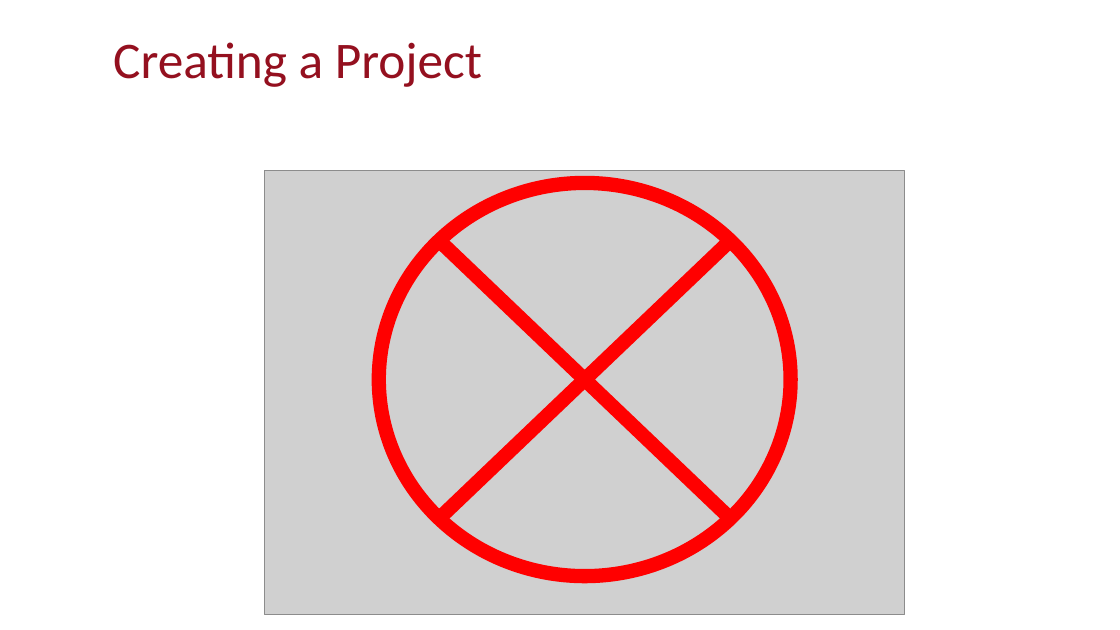
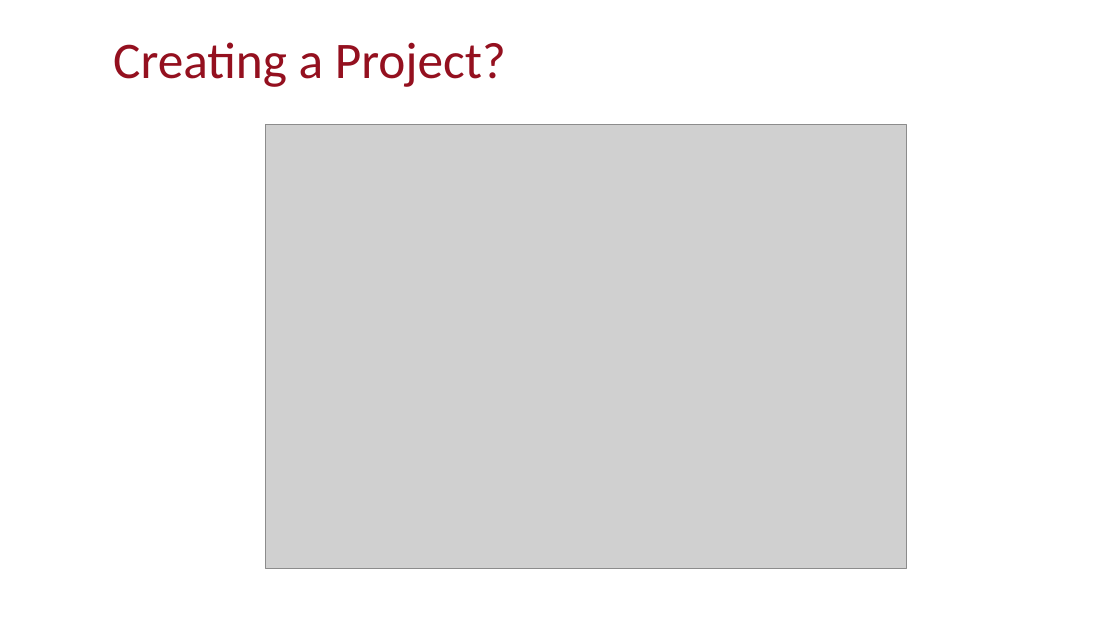
Before and after one commit to CRANK211/vs17-ng2-dnc, a slide deck: slide 6 of Using VS 2017 to build Angular 2.x web apps V2.pptx (slide 7 before the commit). Drawn at 1120x630 pixels with LibreOffice and Linux fonts; fonts in the diff are those of the drawing; grey boxes stand for pictures. Boxes give left, top, right and bottom in pixels: in the first picture for what was removed or moved away, otherwise in the second. Text is boxed around its words. In the diff, an @@ line names an element or a change of style, - is before the commit and + after.

```diff
--- a/Using VS 2017 to build Angular 2.x web apps V2.pptx
+++ b/Using VS 2017 to build Angular 2.x web apps V2.pptx
@@ title at <box>113,42,506,87</box>: text changed @@
-Creating a Project
+Creating a Project?
@@ picture: place and size @@
-picture at <box>265,171,906,615</box>
+picture at <box>266,124,907,569</box>
@@ flow chart summing junction removed at <box>379,183,791,576</box> @@
```
Also in this commit, not shown: 33 other slides changed, 3 slides added, 3 slides removed, 20 other files.
